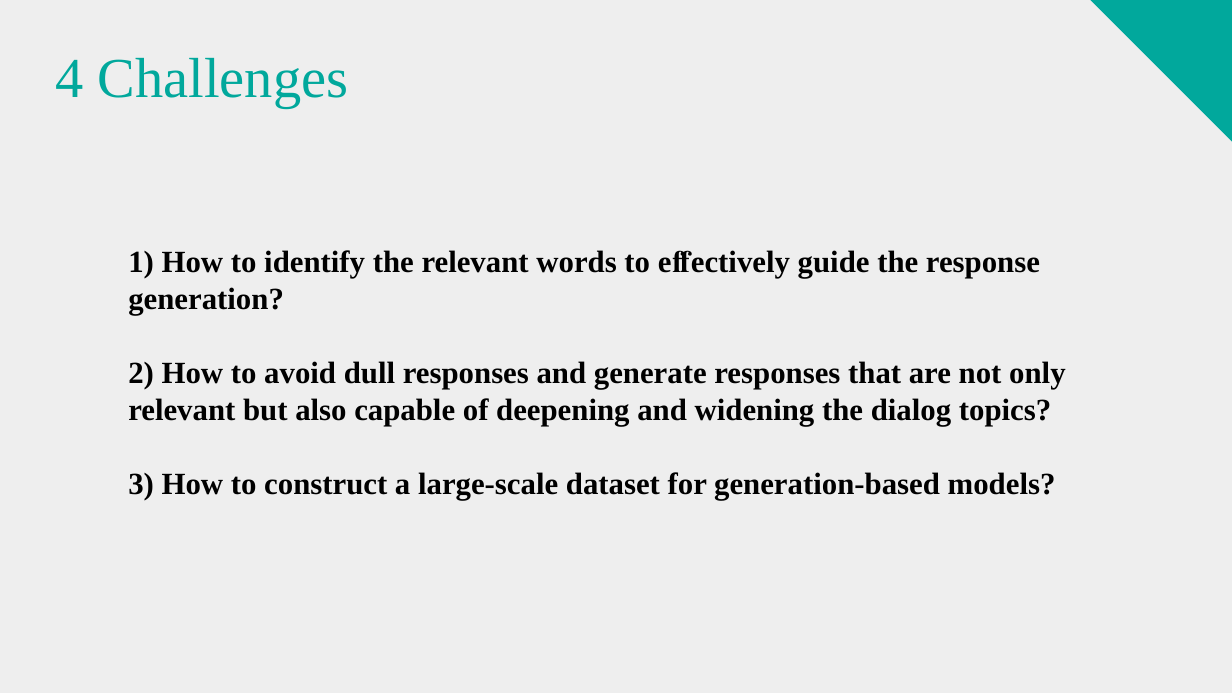
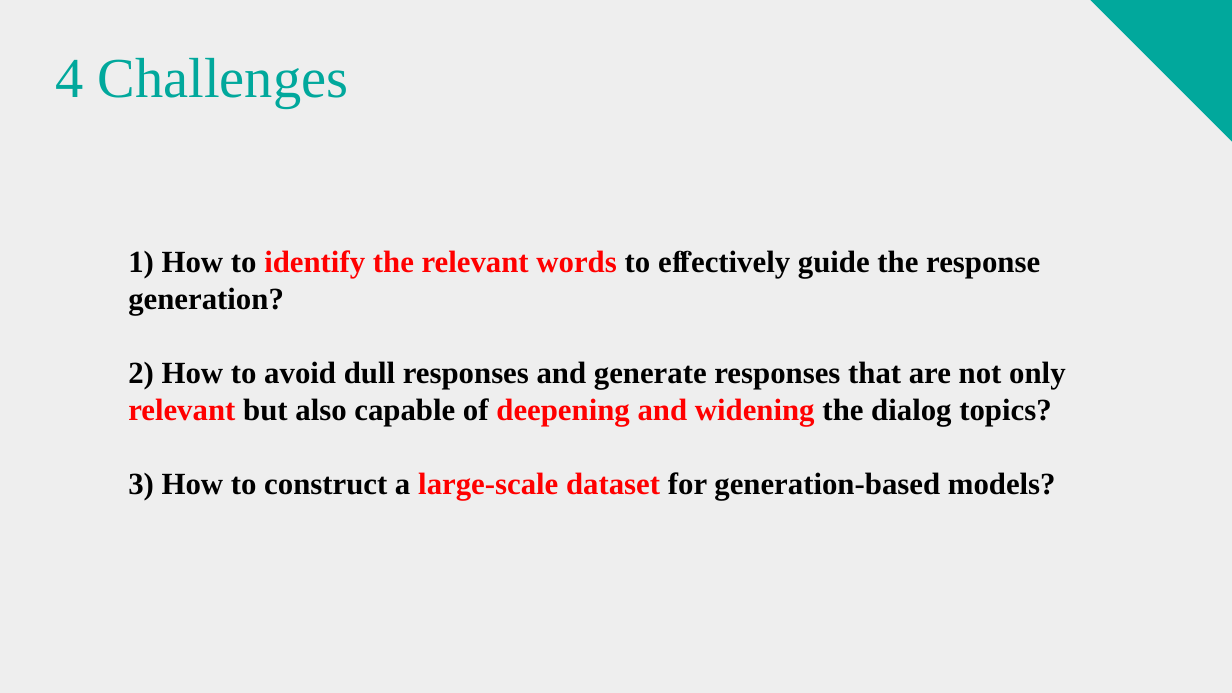
Before and after one commit to zhouweixin/paper-notes, a slide deck: slide 5 of zhouweixin-Chat More.pptx. Drawn at 1232x693 pixels with LibreOffice and Linux fonts; fonts in the diff are those of the drawing. Boxes give left, top, right and bottom in pixels: in the first picture for what was removed or moved away, otherwise in the second. Text is boxed around its words. In the diff, an @@ line names an element or a change of style, - is before the commit and + after.

```diff
--- a/zhouweixin-Chat More.pptx
+++ b/zhouweixin-Chat More.pptx
@@ text "1) How to identify the ..." at (128, 250, 1065, 500): text colour #000000 to #FF0000 in "identify the relevant words", "relevant deepening and widening", "large-scale dataset" @@
```
Also in this commit, not shown: 4 other slides changed, 25 other files.
